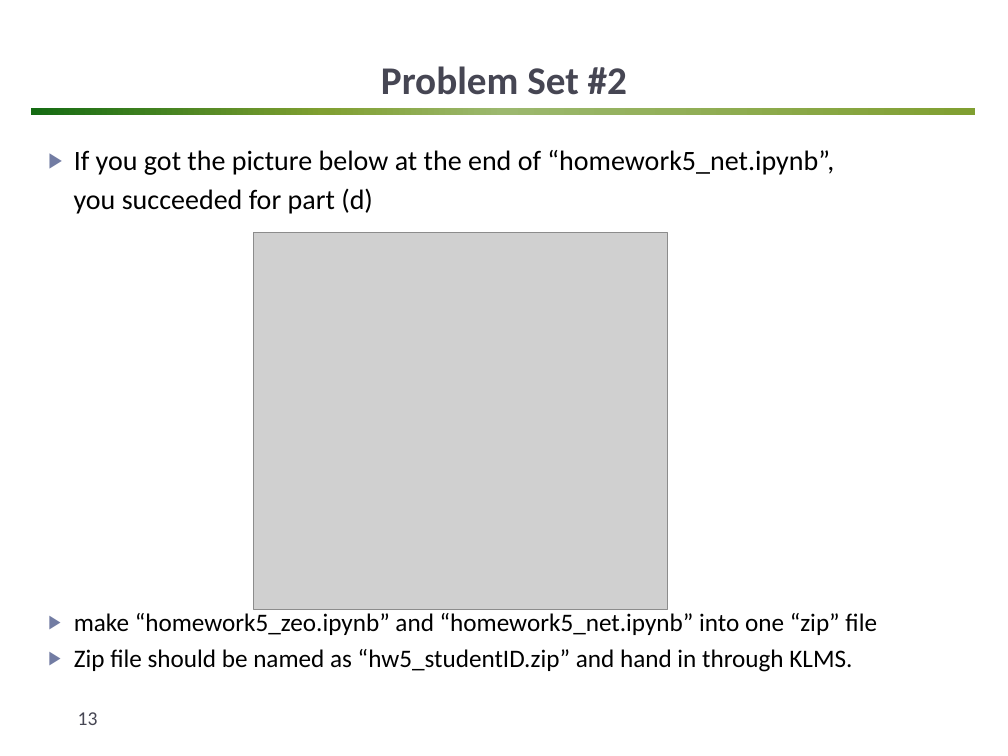
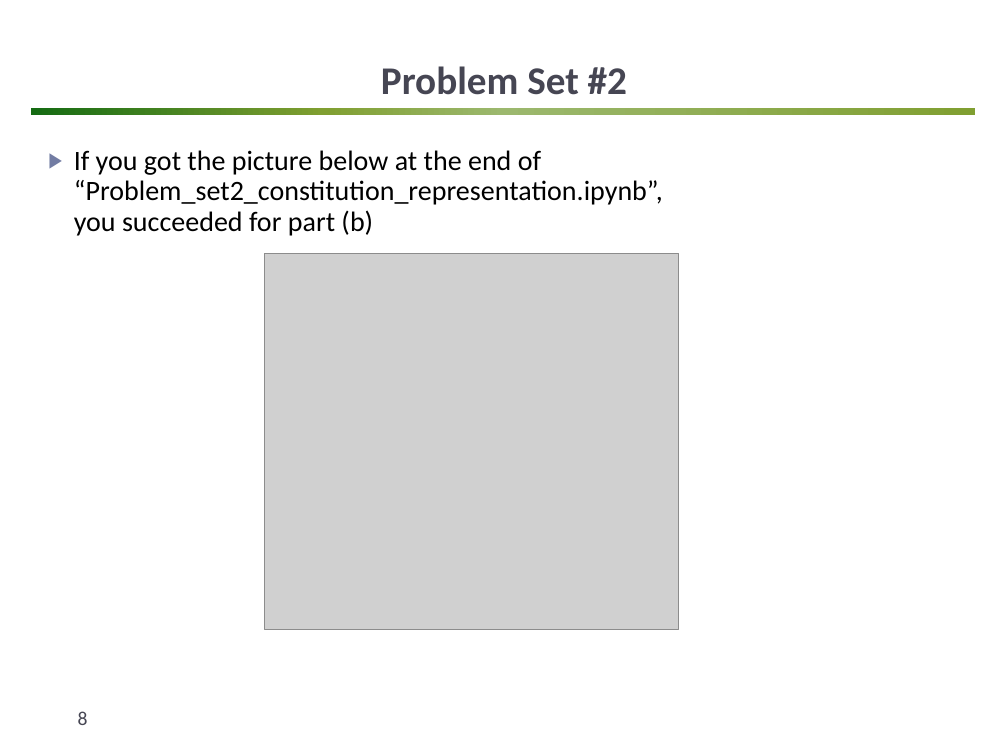
Before and after one commit to matphyscope/20220808_Lecture, a slide deck: slide 8 of lecture_ppts/Problem Set #2.pptx (slide 13 before the commit). Drawn at 1008x756 pixels with LibreOffice and Linux fonts; fonts in the diff are those of the drawing; grey boxes stand for pictures; background and template pictures are left out. Boxes give left, top, right and bottom in pixels: in the first picture for what was removed or moved away, otherwise in the second. Text is boxed around its words. In the diff, an @@ line names an element or a change of style, - is before the commit and + after.

Commit message:
added Problem set2

```diff
--- a/lecture_ppts/Problem Set #2.pptx
+++ b/lecture_ppts/Problem Set #2.pptx
@@ text at (74, 150, 663, 236): text changed; size 18 to 20 pt @@
-▶ If you got the picture below at the end of “homework5_net.ipynb”,
-you succeeded for part (d)
-▶ make “homework5_zeo.ipynb” and “homework5_net.ipynb” into one “zip” file
-▶ Zip file should be named as “hw5_studentID.zip” and hand in through KLMS.
+▶ If you got the picture below at the end of “Problem_set2_constitution_representation.ipynb”,
+  you succeeded for part (b)
@@ picture: place and size @@
-picture at (253, 233, 667, 609)
+picture at (265, 253, 679, 629)
@@ page number at (78, 711, 88, 725): text changed @@
-13
+8
```
Also in this commit, not shown: 6 other slides changed, 5 slides removed, 10 other files.
